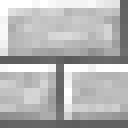
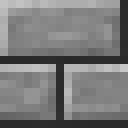
Layered file, before and after one edit (128 x 128). Changes by layer:
pixels changed over [0, 0, 128, 128] (layer not identified)
